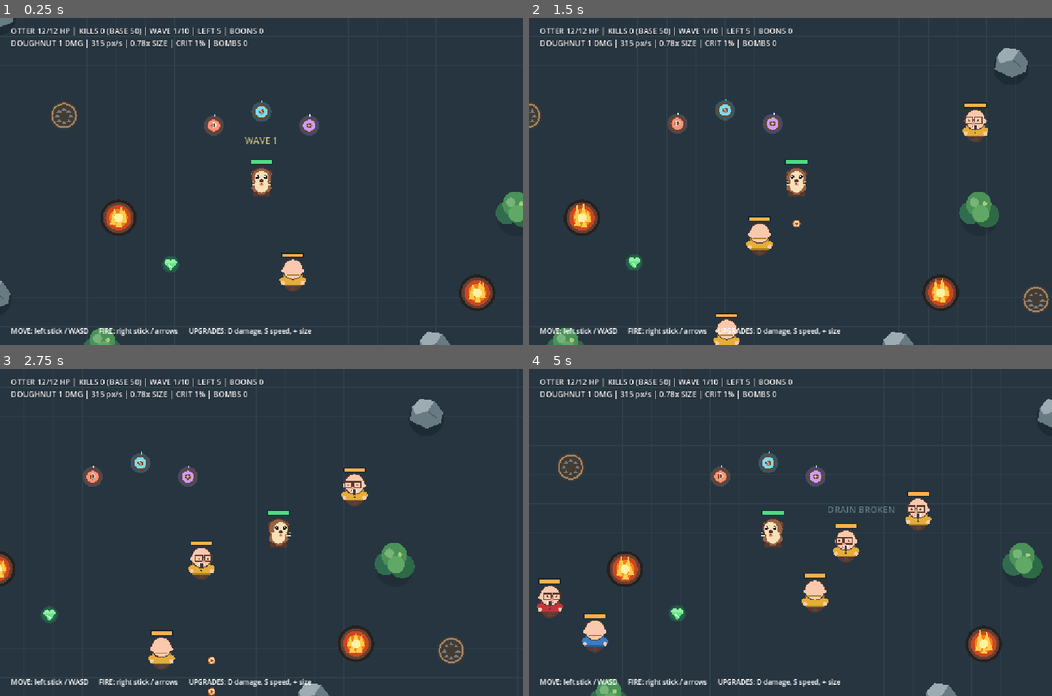
Above: before the commit, frames 1-4 (two rows, left to right).
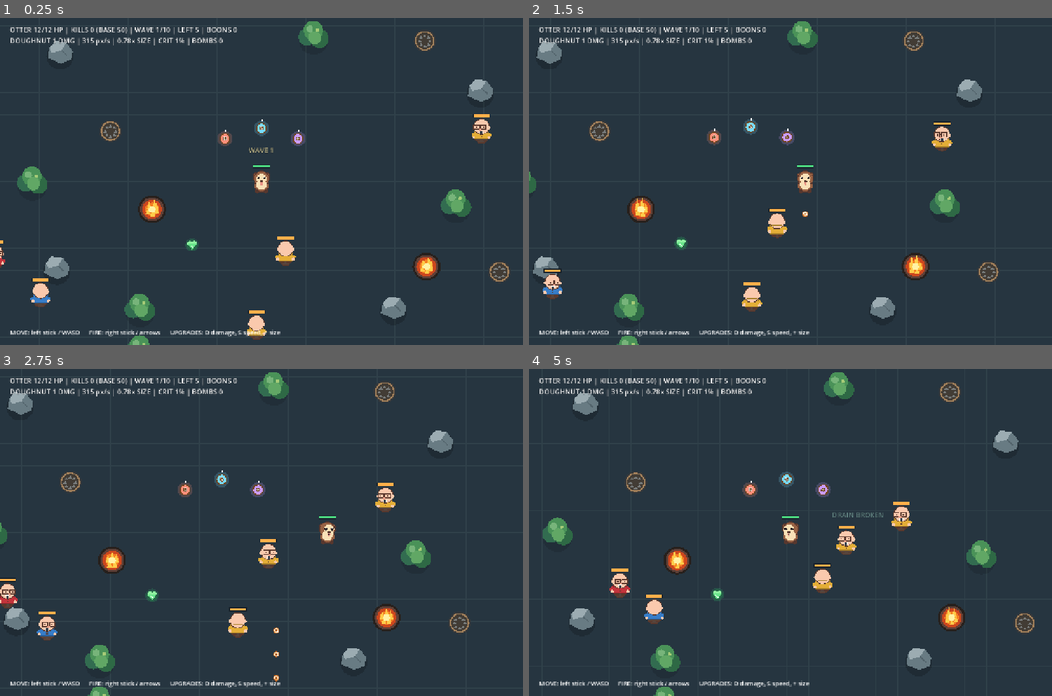
Above: after the commit, the same moments.

Repository: Jonty303/Project-Ottertron
Game: Godot game, scene res://scenes/main.tscn
Two runs of this game, one before a commit and one after it. Both use one fixed random seed, a clock stepped at 60 frames per second and the inputs below.
Inputs:
- Up to frame 1 (0.25 s): no input
- Up to frame 2 (1.5 s): tap Enter at 0.5, 0.6 s; hold D 0.53-1.28 s; tap Space at 0.77, 1.07 s; tap Keypad Enter at 0.8, 1.35 s; hold Down from 1.28 s (still down)
- Up to frame 3 (2.75 s): tap Space at 1.52, 1.55, 1.82, 2.1 s; release Down at 2.03 s; hold D from 2.03 s (still down); tap Enter at 2.3 s
- Up to frame 4 (5 s): release D at 2.78 s; hold Up 2.78-3.53 s; tap Enter at 2.85, 4.55 s; tap Space at 3.02, 3.32, 3.77, 3.8, 4.07, 4.52, 4.82 s; tap Keypad Enter at 3.05, 3.6 s; hold A from 3.53 s (still down); tap R at 4.35 s

The runs differ from the first frame. In frame 1, 11% of the frame differs, in the area x 0-100%, y 0-100%; in frame 2, 12%; in frame 3, 11%; in frame 4, 13%, in the area x 1-100%, y 1-100%.

Commit message:
Add controller-operated Chaos boon selection and strictly bounded 1280x800 camera

Diff:
--- a/project.godot
+++ b/project.godot
@@ -7,8 +7,8 @@
 config/features=PackedStringArray("4.5", "GL Compatibility")
 
 [display]
-window/size/viewport_width=1152
-window/size/viewport_height=720
+window/size/viewport_width=1280
+window/size/viewport_height=800
 window/stretch/mode="canvas_items"
 
 [rendering]
--- a/scripts/main.gd
+++ b/scripts/main.gd
@@ -29,6 +29,11 @@
 var hud: Label
 var _boon_overlay: ColorRect
 var _boon_open: bool = false
+var _boon_buttons: Array[Button] = []
+var _boon_selection_index: int = 0
+var _boon_stick_latched: bool = false
+const BOON_ORDER: Array[String] = ["swarm", "fortitude", "ferocity"]
+const CAMERA_ZOOM: float = 0.85
 var boons_chosen: Array[String] = []
 var enemy_spawn_multiplier: float = 1.0
 var enemy_health_multiplier: float = 1.0
@@ -68,9 +73,13 @@
     _place_environment()
 
     var camera := Camera2D.new()
-    camera.zoom = Vector2.ONE
-    camera.position_smoothing_enabled = true
-    camera.position_smoothing_speed = 5.0
+    camera.zoom = Vector2.ONE * CAMERA_ZOOM
+    # Hard viewport limits: prevent camera smoothing/offset from exposing
+    # the unrendered world outside the room on any edge or corner.
+    camera.position_smoothing_enabled = false
+    camera.limit_enabled = true
+    camera.limit_smoothed = false
+    camera.offset = Vector2.ZERO
     camera.limit_left = -int(ROOM_SIDE * 0.5) + int(WALL_THICKNESS)
     camera.limit_right = int(ROOM_SIDE * 0.5) - int(WALL_THICKNESS)
     camera.limit_top = -int(ROOM_SIDE * 0.5) + int(WALL_THICKNESS)
@@ -89,7 +98,7 @@
 
     var instructions := Label.new()
     instructions.text = "MOVE: left stick / WASD      FIRE: right stick / arrows      UPGRADES: D damage, S speed, + size"
-    instructions.position = Vector2(24, 678)
+    instructions.position = Vector2(24, 758)
     instructions.add_theme_font_size_override("font_size", 15)
     interface.add_child(instructions)
     _create_game_over_dialog(interface)
@@ -505,6 +514,58 @@
     return "%02d:%02d" % [total / 60, total % 60]
 
 
+
+func _input(event: InputEvent) -> void:
+    if not _boon_open:
+        return
+    # Consume controller UI input before the regular GUI and twin-stick controls.
+    if event is InputEventJoypadButton and event.pressed:
+        match event.button_index:
+            JOY_BUTTON_DPAD_UP:
+                _move_boon_selection(-1)
+            JOY_BUTTON_DPAD_DOWN:
+                _move_boon_selection(1)
+            JOY_BUTTON_A:
+                _confirm_boon_selection()
+            _:
+                return
+        get_viewport().set_input_as_handled()
+    elif event is InputEventJoypadMotion and event.axis == JOY_AXIS_LEFT_Y:
+        var strength: float = event.axis_value
+        if absf(strength) < 0.35:
+            _boon_stick_latched = false
+        elif absf(strength) > 0.65 and not _boon_stick_latched:
+            _boon_stick_latched = true
+            _move_boon_selection(1 if strength > 0.0 else -1)
+            get_viewport().set_input_as_handled()
+    elif event is InputEventKey and event.pressed and not event.echo:
+        match event.keycode:
+            KEY_UP, KEY_W:
+                _move_boon_selection(-1)
+            KEY_DOWN, KEY_S:
+                _move_boon_selection(1)
+            KEY_ENTER, KEY_KP_ENTER, KEY_SPACE:
+                _confirm_boon_selection()
+            _:
+                return
+        get_viewport().set_input_as_handled()
+
+func _move_boon_selection(direction: int) -> void:
+    if not _boon_open or _boon_buttons.is_empty():
+        return
+    _boon_selection_index = posmod(_boon_selection_index + direction, _boon_buttons.size())
+    _focus_boon_selection()
+
+func _focus_boon_selection() -> void:
+    if _boon_buttons.is_empty():
+        return
+    _boon_buttons[_boon_selection_index].grab_focus()
+
+func _confirm_boon_selection() -> void:
+    if not _boon_open or _boon_selection_index < 0 or _boon_selection_index >= BOON_ORDER.size():
+        return
+    _choose_boon(BOON_ORDER[_boon_selection_index])
+
 func _create_boon_dialog(layer: CanvasLayer) -> void:
     _boon_overlay = ColorRect.new()
     _boon_overlay.color = Color(0.045, 0.035, 0.085, 0.87)
@@ -514,7 +575,7 @@
     _boon_overlay.hide()
 
     var panel := PanelContainer.new()
-    panel.position = Vector2(205, 127)
+    panel.position = (get_viewport().get_visible_rect().size - Vector2(742, 466)) / 2.0
     panel.custom_minimum_size = Vector2(742, 466)
     panel.size = Vector2(742, 466)
     var style := StyleBoxFlat.new()
@@ -541,12 +602,19 @@
     subtitle.add_theme_font_size_override("font_size", 17)
     content.add_child(subtitle)
 
+    var controls := Label.new()
+    controls.text = "D-pad / left stick: choose       A / Cross: confirm"
+    controls.horizontal_alignment = HORIZONTAL_ALIGNMENT_CENTER
+    controls.add_theme_font_size_override("font_size", 16)
+    controls.add_theme_color_override("font_color", Color("#d7c0ed"))
+    content.add_child(controls)
+
     var choices := [
         ["swarm", "+25% enemies next waves    /    +25% player doughnut damage"],
         ["fortitude", "+30% enemy health    /    +20% otter movement speed"],
         ["ferocity", "+25% enemy damage    /    +25% doughnut flight speed"]
     ]
-    var first_button: Button
+    _boon_buttons.clear()
     for entry in choices:
         var button := Button.new()
         button.text = entry[1]
@@ -554,9 +622,8 @@
         button.add_theme_font_size_override("font_size", 17)
         button.pressed.connect(_choose_boon.bind(entry[0]))
         content.add_child(button)
-        if first_button == null:
-            first_button = button
-    _boon_overlay.set_meta("first_button", first_button)
+        button.focus_mode = Control.FOCUS_ALL
+        _boon_buttons.append(button)
 
 func _offer_boon() -> void:
     if _round_finished or _boon_open:
@@ -566,9 +633,10 @@
     player.status_paused = true
     for projectile in get_tree().get_nodes_in_group("projectiles"):
         projectile.queue_free()
+    _boon_selection_index = 0
+    _boon_stick_latched = false
     _boon_overlay.show()
-    var focus_button = _boon_overlay.get_meta("first_button")
-    focus_button.grab_focus.call_deferred()
+    _focus_boon_selection()
     _update_hud()
 
 func _choose_boon(kind: String) -> void:
@@ -589,6 +657,9 @@
     boons_chosen.append(kind)
     _boon_open = false
     _boon_overlay.hide()
+    _boon_stick_latched = false
+    if _boon_buttons.size() > 0:
+        _boon_buttons[_boon_selection_index].release_focus()
     player.status_paused = false
     _wave_timer = WAVE_DELAY
     _update_hud()
@@ -602,7 +673,7 @@
     _game_over_overlay.hide()
 
     var panel := PanelContainer.new()
-    panel.position = Vector2(296, 194)
+    panel.position = (get_viewport().get_visible_rect().size - Vector2(560, 290)) / 2.0
     panel.custom_minimum_size = Vector2(560, 290)
     panel.size = Vector2(560, 290)
     var box_style := StyleBoxFlat.new()
--- /dev/null
+++ b/tests/camera_controller_smoke.gd
@@ -0,0 +1,107 @@
+extends SceneTree
+## Verify boon joypad selection and camera world bounds in Godot 4.5.2.
+
+const GAME = preload("res://scenes/main.tscn")
+var failures: int = 0
+
+func _initialize() -> void:
+    call_deferred("_run")
+
+func check(ok: bool, reason: String) -> void:
+    if not ok:
+        failures += 1
+        push_error("OTTERTRON CAMERA/CONTROLLER TEST FAILED: " + reason)
+
+func _pad_button(index: JoyButton) -> InputEventJoypadButton:
+    var event := InputEventJoypadButton.new()
+    event.button_index = index
+    event.pressed = true
+    return event
+
+func _stick_vertical(strength: float) -> InputEventJoypadMotion:
+    var event := InputEventJoypadMotion.new()
+    event.axis = JOY_AXIS_LEFT_Y
+    event.axis_value = strength
+    return event
+
+func _run() -> void:
+    var game = GAME.instantiate()
+    root.add_child(game)
+    await process_frame
+
+    var viewport_size: Vector2 = game.get_viewport().get_visible_rect().size
+    check(viewport_size == Vector2(1280, 800), "Viewport resolution is 1280x800")
+
+    var cameras: Array = game.player.get_children().filter(
+        func(node: Node) -> bool: return node is Camera2D)
+    check(cameras.size() == 1, "Exactly one camera follows the otter")
+    if cameras.size() == 1:
+        var camera = cameras[0]
+        check(is_equal_approx(camera.zoom.x, 0.85) and is_equal_approx(camera.zoom.y, 0.85),
+            "Camera shows more world by using 0.85x zoom")
+        check(camera.limit_enabled, "Camera world limits are on")
+        check(not camera.position_smoothing_enabled and not camera.limit_smoothed,
+            "Smoothing cannot move the viewport beyond world limits")
+        check(camera.offset == Vector2.ZERO, "No camera offset can override world limits")
+        var half_visible: Vector2 = viewport_size / (camera.zoom * 2.0)
+        check(half_visible.x * 2.0 < float(camera.limit_right - camera.limit_left),
+            "Visible world fits inside the arena horizontally")
+        check(half_visible.y * 2.0 < float(camera.limit_bottom - camera.limit_top),
+            "Visible world fits inside the arena vertically")
+
+        for corner in [
+            Vector2(0.0, 0.0),
+            Vector2(-855.0, -855.0),
+            Vector2(855.0, 855.0),
+            Vector2(-855.0, 855.0),
+            Vector2(855.0, -855.0)
+        ]:
+            game.player.position = corner
+            camera.force_update_scroll()
+            await process_frame
+            var centre: Vector2 = camera.get_screen_center_position()
+            check(centre.x - half_visible.x >= float(camera.limit_left) - 2.0,
+                "Camera never shows outside left boundary at " + str(corner))
+            check(centre.x + half_visible.x <= float(camera.limit_right) + 2.0,
+                "Camera never shows outside right boundary at " + str(corner))
+            check(centre.y - half_visible.y >= float(camera.limit_top) - 2.0,
+                "Camera never shows outside top boundary at " + str(corner))
+            check(centre.y + half_visible.y <= float(camera.limit_bottom) + 2.0,
+                "Camera never shows outside bottom boundary at " + str(corner))
+
+    game._offer_boon()
+    check(game._boon_open and game._boon_overlay.visible,
+        "Boon overlay opens for controller input")
+    check(game._boon_buttons.size() == 3, "Three focusable boon buttons")
+    check(game._boon_selection_index == 0, "First boon selected initially")
+    check(game.player.status_paused, "Movement and burn paused during boon menu")
+
+    game._input(_pad_button(JOY_BUTTON_DPAD_DOWN))
+    check(game._boon_selection_index == 1, "D-pad down selects second boon")
+    game._input(_pad_button(JOY_BUTTON_DPAD_UP))
+    check(game._boon_selection_index == 0, "D-pad up selects previous boon")
+
+    game._input(_stick_vertical(0.95))
+    check(game._boon_selection_index == 1, "Left stick down selects next boon")
+    game._input(_stick_vertical(0.95))
+    check(game._boon_selection_index == 1, "Holding the stick does not skip boons")
+    game._input(_stick_vertical(0.0))
+    game._input(_stick_vertical(0.95))
+    check(game._boon_selection_index == 2, "Re-centering stick enables next move")
+    game._input(_stick_vertical(0.0))
+
+    game._input(_pad_button(JOY_BUTTON_A))
+    check(not game._boon_open, "A/Cross confirms the selected boon")
+    check(game.boons_chosen.size() == 1 and game.boons_chosen[0] == "ferocity",
+        "A/Cross chooses the correct highlighted boon")
+    check(is_equal_approx(game.enemy_damage_multiplier, 1.25),
+        "Chosen boon applies enemy trade-off")
+    check(is_equal_approx(game.player.doughnut_speed_multiplier, 1.25),
+        "Chosen boon applies otter benefit")
+    check(not game.player.status_paused, "Game resumes after choice")
+
+    game.queue_free()
+    await process_frame
+    if failures == 0:
+        print("OTTERTRON CAMERA/CONTROLLER TEST PASSED: bounded viewport and joypad boon selection")
+    quit(0 if failures == 0 else 1)
Not shown, changed: .github/workflows/godot-validate.yml
Not shown, changed: README.md
Not shown, changed: docs/game-design.md
Not shown, changed: docs/roadmap.md
Not shown, changed: docs/test-plan.md
